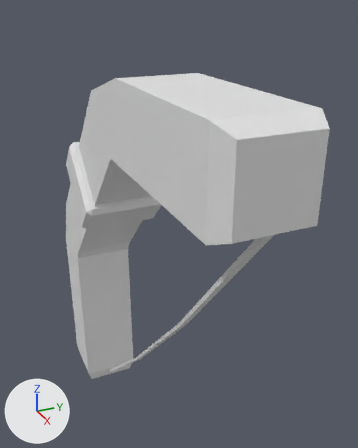
Before and after pictures for a commit that changed the glTF model figments-of-fuyan/assets/models/general/floating_stats/attack_ranged.glb.
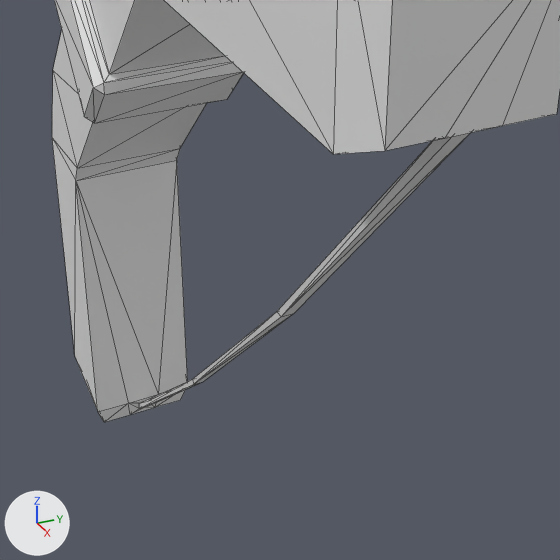
Each version appears first whole from a camera (50 mm lens) standing at (0.471, -0.159, 0.556) and looking at (0.003, 0.051, 0.322), and next in a close-up on the part from 11% to 89% of the width and 38% to 100% of the height. The axes (+X, +Y, +Z) are drawn at lower left. The lights are the same throughout. The last two pictures show the newer version. The close-ups show mesh edges as thin lines. Vertices at exactly the same position are counted once.

The first close-up shows 'AttackRanged'.
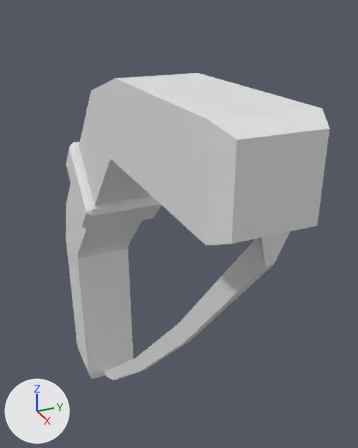
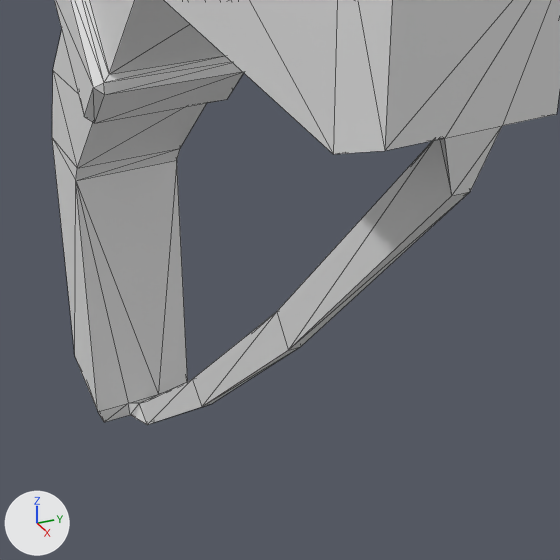
Boxes [x1, y1, x2, y2] around the edits, measured in the close-ups (560 x 560 px; the box of a moved part takes in the faces that stretch with it):
```json
{"object": "AttackRanged", "change": "reshaped", "before": [52, 0, 560, 422], "after": [52, 0, 560, 425]}
{"part": 1, "of": "me_plane", "change": "moved or reshaped", "before": [129, 133, 470, 415], "after": [130, 126, 502, 425]}
```

Scene script edits in JSON lines:
```json
{"block": "me_plane", "where": "me_plane.from_pydata(...)  # 88 vertices, 180 faces; spans x -0.221..0.255, y -0.047..0.047, z 0.0..0.496"}
{"block": "me_plane", "where": "# used by ob_attackranged; location = (0.0, 0.0, 0.0)"}
{"block": "me_plane", "change": "me_plane part 1"}
{"op": "set", "path": "me_plane.vertices[64].co", "old": "(-0.151, -0.003, 0.005)", "new": "(-0.13, -0.003, 0.005)", "note": "pixel (139, 408) -> pixel (147, 424)"}
{"op": "set", "path": "me_plane.vertices[65].co", "old": "(-0.151, 0.003, 0.005)", "new": "(-0.13, 0.003, 0.005)", "note": "pixel (146, 406) -> pixel (154, 422)"}
{"op": "set", "path": "me_plane.vertices[70].co", "old": "(0.25, -0.003, 0.427)", "new": "(0.251, -0.003, 0.407)", "note": "not seen -> pixel (451, 195)"}
{"op": "set", "path": "me_plane.vertices[71].co", "old": "(0.25, 0.003, 0.427)", "new": "(0.251, 0.003, 0.407)", "note": "not seen -> pixel (470, 191)"}
{"op": "set", "path": "me_plane.vertices[84].co", "old": "(-0.007, -0.003, 0.138)", "new": "(0.007, -0.003, 0.131)", "note": "pixel (193, 384) -> pixel (201, 406)"}
{"op": "set", "path": "me_plane.vertices[85].co", "old": "(0.126, -0.003, 0.279)", "new": "(0.134, -0.003, 0.265)", "note": "pixel (281, 316) -> pixel (288, 350)"}
{"op": "set", "path": "me_plane.vertices[86].co", "old": "(-0.007, 0.003, 0.138)", "new": "(0.007, 0.003, 0.131)", "note": "pixel (203, 381) -> pixel (211, 404)"}
{"op": "set", "path": "me_plane.vertices[87].co", "old": "(0.126, 0.003, 0.279)", "new": "(0.134, 0.003, 0.265)", "note": "pixel (294, 313) -> pixel (300, 346)"}
```
